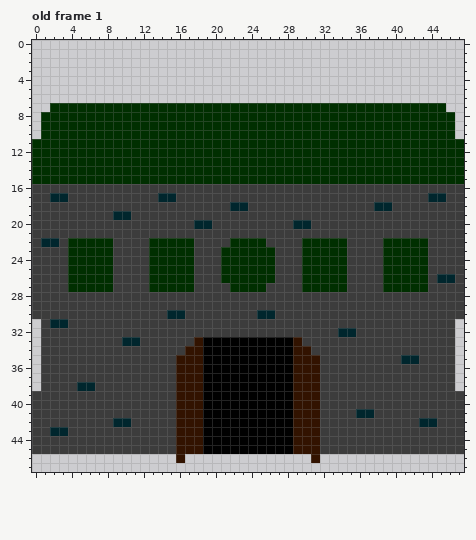
One commit to this pixel-art file: Sprites/house.aseprite. The first picture shows the starting point.
48x48 pixels, 1 frame. Shown: old frame 1. The commit also changed other frames, which this record leaves out.
New version:
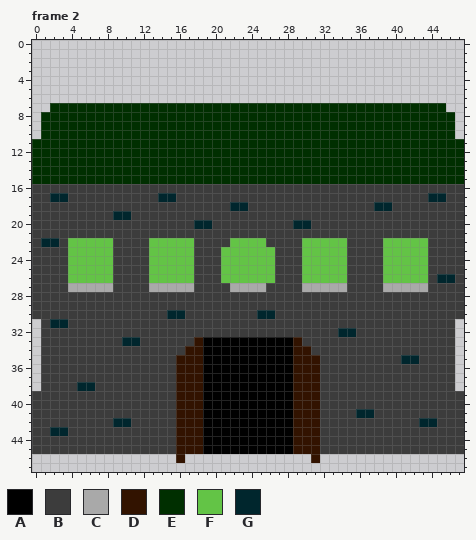
Palette (. is transparent): A #000000  B #3c3c3c  C #a9a9a9  D #321300  E #002f00  F #63c446  G #00262d
A new or re-ordered frame is compared with the old frame closest to it.
From the commit log: Something changed in this file somehow
Change:
frames 1 -> 3
--- frame 2 is new; against old frame 1
@@ x 0..47 @@
 21 BBBBBBBBBBBBBBBBBBBBBBBBBBBBBBBBBBBBBBBBBBBBBBBB
-22 BGGBEEEEEBBBBEEEEEBBBBEEEEBBBBEEEEEBBBBEEEEEBBBB
-23 BBBBEEEEEBBBBEEEEEBBBEEEEEEBBBEEEEEBBBBEEEEEBBBB
-24 BBBBEEEEEBBBBEEEEEBBBEEEEEEBBBEEEEEBBBBEEEEEBBBB
-25 BBBBEEEEEBBBBEEEEEBBBEEEEEEBBBEEEEEBBBBEEEEEBBBB
-26 BBBBEEEEEBBBBEEEEEBBBEEEEEEBBBEEEEEBBBBEEEEEBGGB
-27 BBBBEEEEEBBBBEEEEEBBBBEEEEBBBBEEEEEBBBBEEEEEBBBB
+22 BGGBFFFFFBBBBFFFFFBBBBFFFFBBBBFFFFFBBBBFFFFFBBBB
+23 BBBBFFFFFBBBBFFFFFBBBFFFFFFBBBFFFFFBBBBFFFFFBBBB
+24 BBBBFFFFFBBBBFFFFFBBBFFFFFFBBBFFFFFBBBBFFFFFBBBB
+25 BBBBFFFFFBBBBFFFFFBBBFFFFFFBBBFFFFFBBBBFFFFFBBBB
+26 BBBBFFFFFBBBBFFFFFBBBFFFFFFBBBFFFFFBBBBFFFFFBGGB
+27 BBBBCCCCCBBBBCCCCCBBBBCCCCBBBBCCCCCBBBBCCCCCBBBB
 28 BBBBBBBBBBBBBBBBBBBBBBBBBBBBBBBBBBBBBBBBBBBBBBBB
Changed places in both pictures, as pixel boxes (x1, y1, x2, y2):
changed: (68, 238, 113, 292)
changed: (149, 238, 194, 292)
changed: (221, 238, 275, 292)
changed: (302, 238, 347, 292)
changed: (383, 238, 428, 292)
